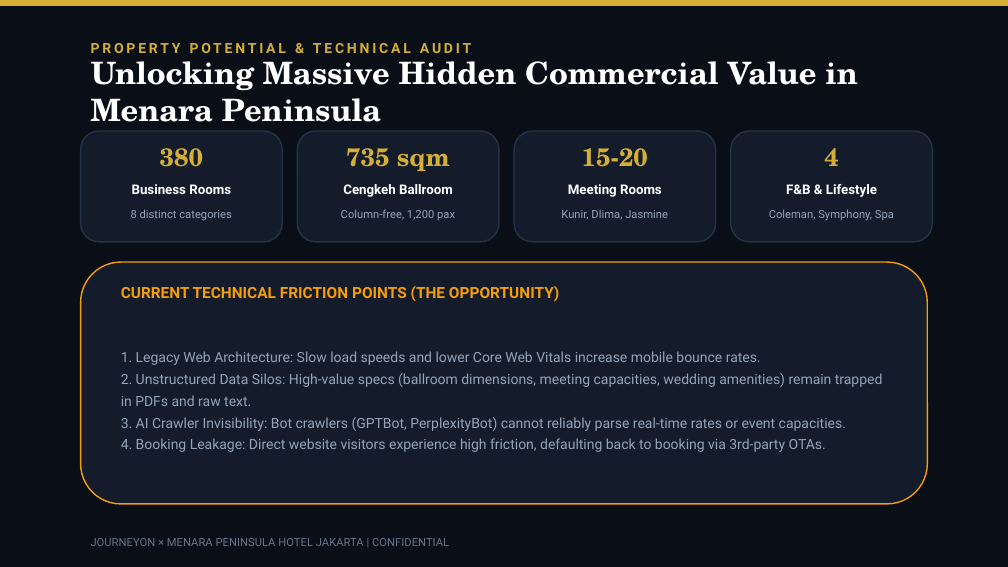
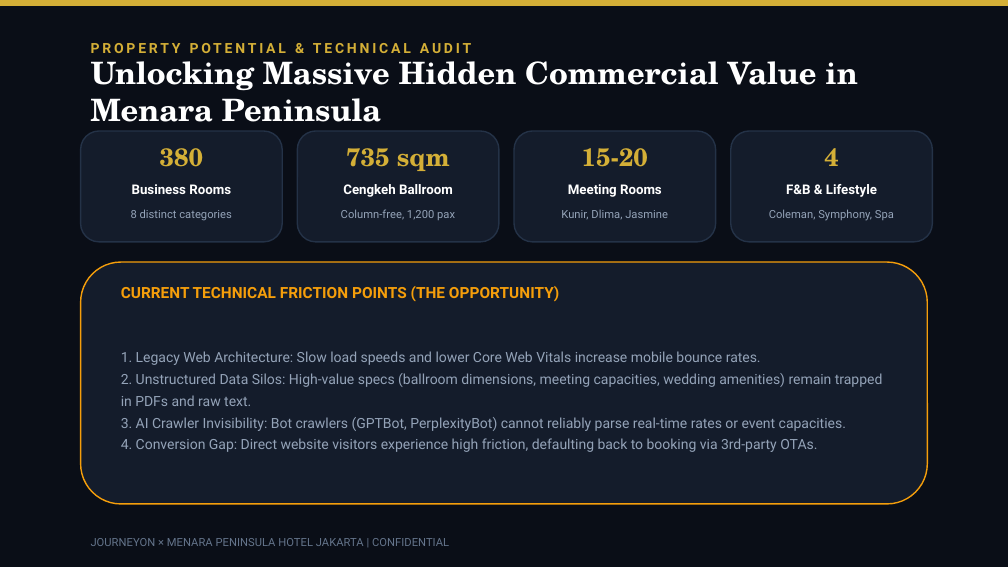
Before and after one commit to arbuuuud/menarapeninsula, a slide deck: slide 3 of PITCH_DECK_MENARA_PENINSULA_AISO.pptx. Drawn at 1008x567 pixels with LibreOffice and Linux fonts; fonts in the diff are those of the drawing. Boxes give left, top, right and bottom in pixels: in the first picture for what was removed or moved away, otherwise in the second. Text is boxed around its words. In the diff, an @@ line names an element or a change of style, - is before the commit and + after.

Commit message:
refactor(deck): align product boundaries to position website as AI Assistant integration container

```diff
--- a/PITCH_DECK_MENARA_PENINSULA_AISO.pptx
+++ b/PITCH_DECK_MENARA_PENINSULA_AISO.pptx
@@ text at (121, 438, 817, 452): text changed @@
-4. Booking Leakage: Direct website visitors experience high friction, defaulting back to booking via 3rd-party OTAs.
+4. Conversion Gap: Direct website visitors experience high friction, defaulting back to booking via 3rd-party OTAs.
```
Also in this commit, not shown: 7 other slides changed, 2 other files.
